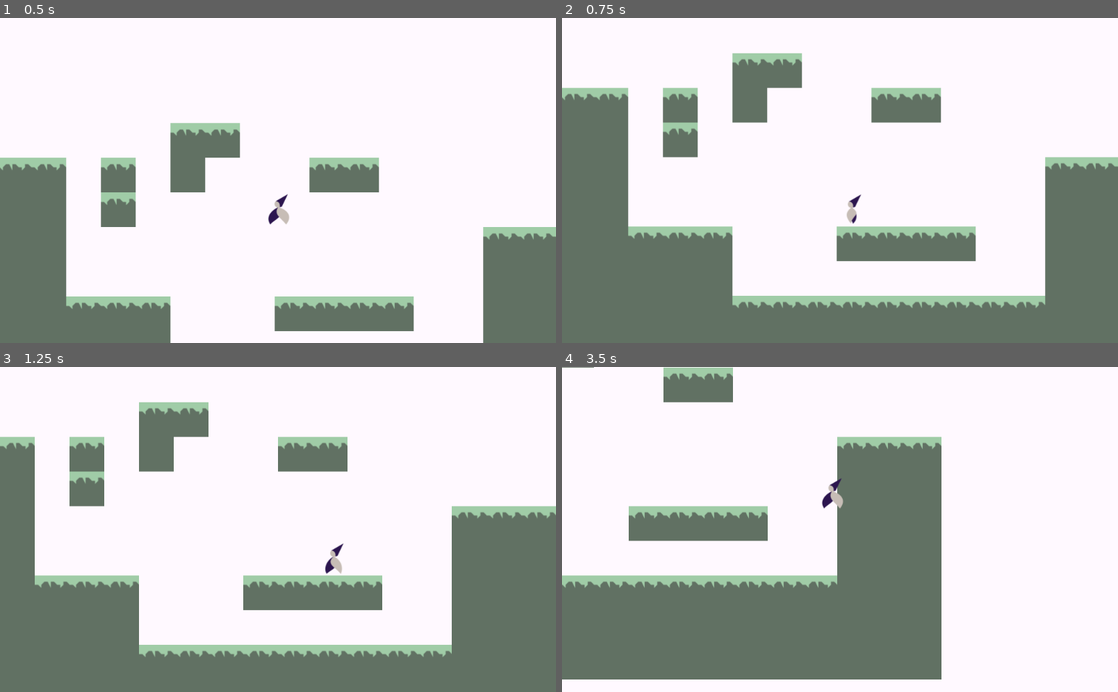
Above: before the commit, frames 1-4 (two rows, left to right).
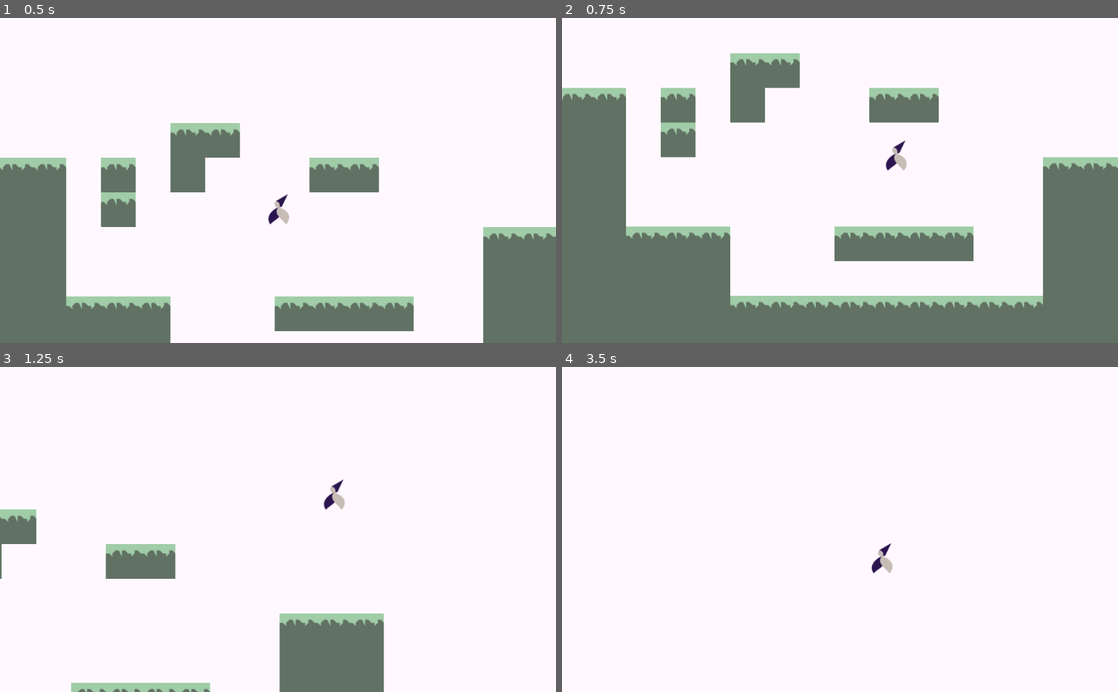
Above: after the commit, the same moments.

Repository: polyedre/gamejamemmi
Game: Godot game, scene res://World.tscn
Two runs of this game, one before a commit and one after it. Both use one fixed random seed, a clock stepped at 60 frames per second and the inputs below.
Inputs:
- Up to frame 1 (0.5 s): no input
- Up to frame 2 (0.75 s): hold D (move_right) from 0.53 s (still down); hold Space (jump) from 0.53 s (still down)
- Up to frame 3 (1.25 s): keep holding D (move_right); keep holding Space (jump)
- Up to frame 4 (3.5 s): release Space (jump) at 1.28 s; tap Space (jump) at 1.35, 1.52, 1.82, 2.85, 3.02, 3.32 s; release D (move_right) at 2.03 s; hold Q (move_left) 2.03-2.78 s; hold Space (jump) 2.03-2.78 s; hold D (move_right) from 2.78 s (still down)

Frame 1 is identical in both runs. In frame 2, 2.6% of the frame differs, in the area x 0-100%, y 10-90%; in frame 3, 39%, in the area x 0-100%, y 10-100%; in frame 4, 34%.

Commit message:
Première version wall jump

Diff:
--- a/Player.gd
+++ b/Player.gd
@@ -28,8 +28,7 @@
 
 	velocity.x *= HORIZONTAL_FRICTION
 
-	var collision = move_and_slide(velocity, Vector2(0,-1))
-
+	move_and_slide(velocity)
 
 	var grounded = is_on_floor()
 	velocity.y += GRAVITY
@@ -40,6 +39,15 @@
 	if velocity.y > MAX_FALL_SPEED:
 		velocity.y = MAX_FALL_SPEED
 
+	if is_on_wall() and not is_on_floor(): #Collé à un mur
+		velocity = Vector2(0,0)
+		if Input.is_action_pressed("jump"):
+			if velocity.x > 0:
+				velocity = Vector2(-1000, -1000)
+				print(">")
+			else:
+				print("<")
+				velocity = Vector2(1000, -1000)
 
 	if grounded:
 		if move_dir == 0:
